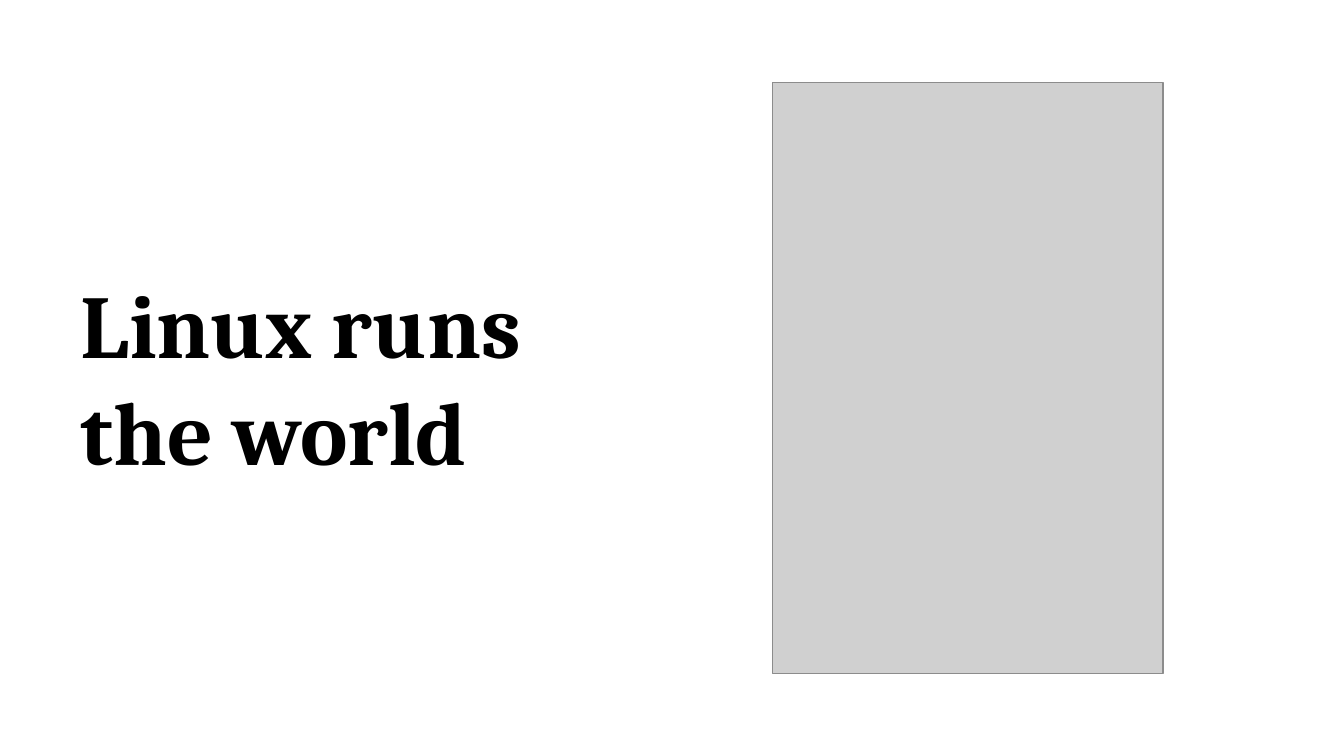
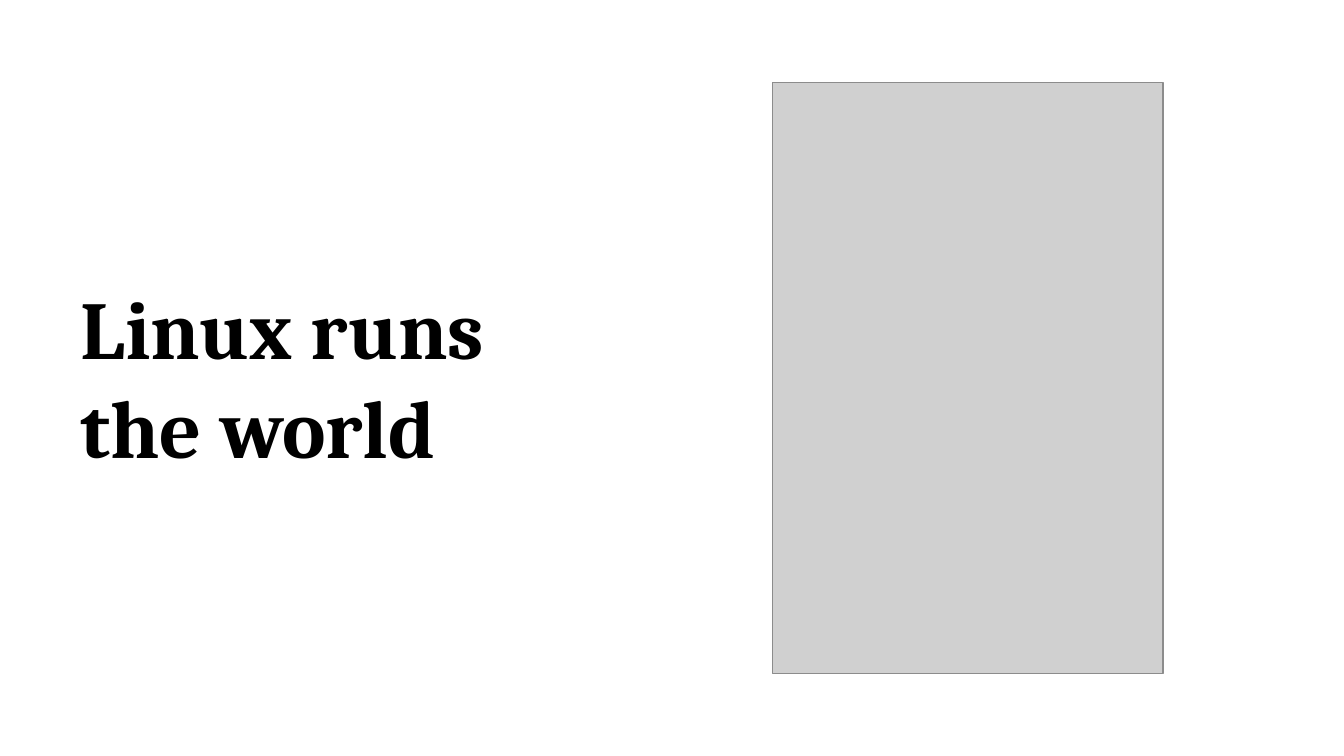
Before and after one commit to promilek2/Najs, a slide deck: slide 7 of Linus_Torvalds.pptx (slide 5 before the commit). Drawn at 1344x756 pixels with LibreOffice and Linux fonts; fonts in the diff are those of the drawing; grey boxes stand for pictures. Boxes give left, top, right and bottom in pixels: in the first picture for what was removed or moved away, otherwise in the second. Text is boxed around its words. In the diff, an @@ line names an element or a change of style, - is before the commit and + after.

```diff
--- a/Linus_Torvalds.pptx
+++ b/Linus_Torvalds.pptx
@@ text "Linux runs the world" at (81, 302, 484, 459): size 48 to 44 pt @@
```
Also in this commit, not shown: 4 other slides changed, 3 slides added.
